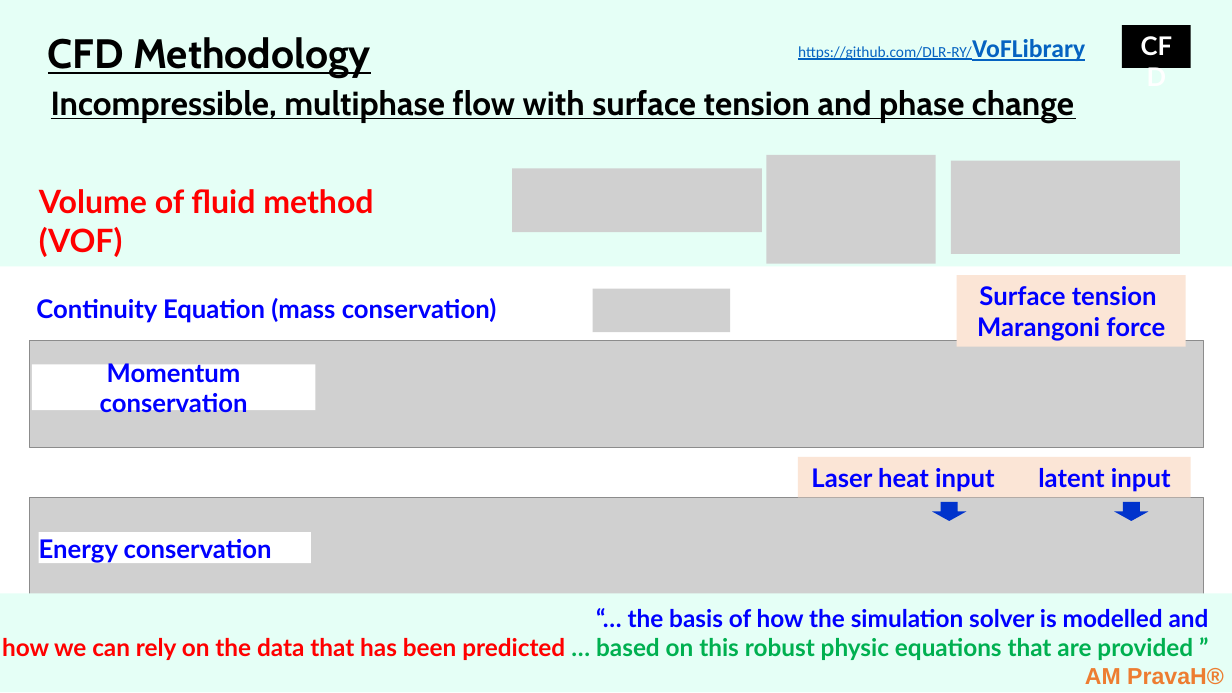
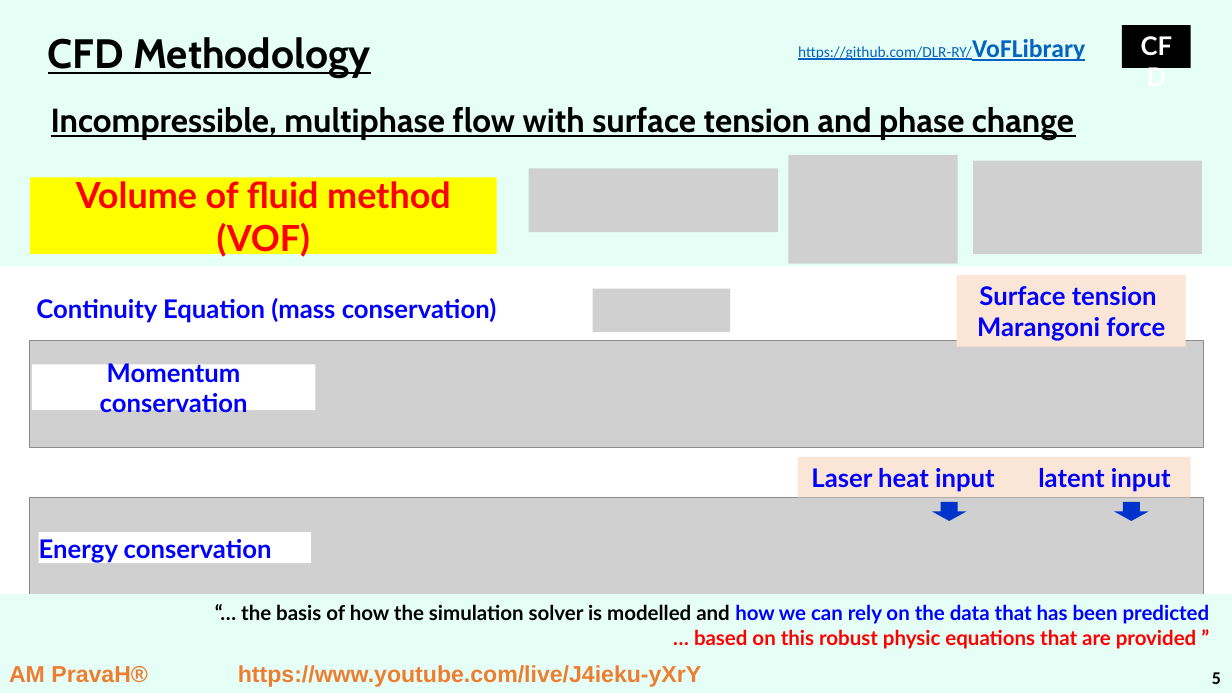
Before and after one commit to grossiRM/AM_FEG, a slide deck: slide 33 of Plano_V02_iii_AM_FEG/d_Topicos Especiais - Introducao a Manufatura Aditiva para Metais.pptx (slide 22 before the commit). Drawn at 1232x693 pixels with LibreOffice and Linux fonts; fonts in the diff are those of the drawing; grey boxes stand for pictures. Boxes give left, top, right and bottom in pixels: in the first picture for what was removed or moved away, otherwise in the second. Text is boxed around its words. In the diff, an @@ line names an element or a change of style, - is before the commit and + after.

```diff
--- a/Plano_V02_iii_AM_FEG/d_Topicos Especiais - Introducao a Manufatura Aditiva para Metais.pptx
+++ b/Plano_V02_iii_AM_FEG/d_Topicos Especiais - Introducao a Manufatura Aditiva para Metais.pptx
@@ text "Incompressible, multiphase flow with surface ...": place and size @@
-text "Incompressible, multiphase flow with surface ..." at (51,90,1074,123)
+text "Incompressible, multiphase flow with surface ..." at (51,107,1074,140)
@@ rectangle "Volume of fluid method (VOF)": place and size @@
-rectangle "Volume of fluid method (VOF)" at (39,189,373,257)
+rectangle "Volume of fluid method (VOF)" at (30,177,496,254)
@@ rectangle "Volume of fluid method (VOF)" at (30,177,496,254): size 25 to 28 pt; alignment left to centre; vertical alignment top to middle; fill none to #FFFF00 @@
@@ picture: place and size @@
-picture at (512,168,762,232)
+picture at (529,168,778,232)
@@ picture: place and size @@
-picture at (766,155,935,264)
+picture at (788,155,958,264)
@@ picture: place and size @@
-picture at (951,161,1180,254)
+picture at (973,161,1202,254)
@@ rectangle "“… the basis of how ..." at (0,594,1232,693): vertical alignment middle to top @@
@@ text in rectangle at (241,604,1210,649): text changed; size 19 to 16 pt; text colour #00B050 to #FF0000 @@
-“… the basis of how the simulation solver is modelled and
-how we can rely on the data that has been predicted … based on this robust physic equations that are provided ”
+“… the basis of how the simulation solver is modelled and how we can rely on the data that has been predicted
+… based on this robust physic equations that are provided ”
@@ text added at (9,665,701,687), 18 pt, text #ED7D31, bold @@
+AM PravaH® https://www.youtube.com/live/J4ieku-yXrY
@@ text removed at (1085,668,1224,684) @@
-AM PravaH®
@@ text added at (1212,672,1221,684), 14 pt, text #000000, bold @@
+5
```
Also in this commit, not shown: 23 other slides changed, 11 slides added, 8 other files.
